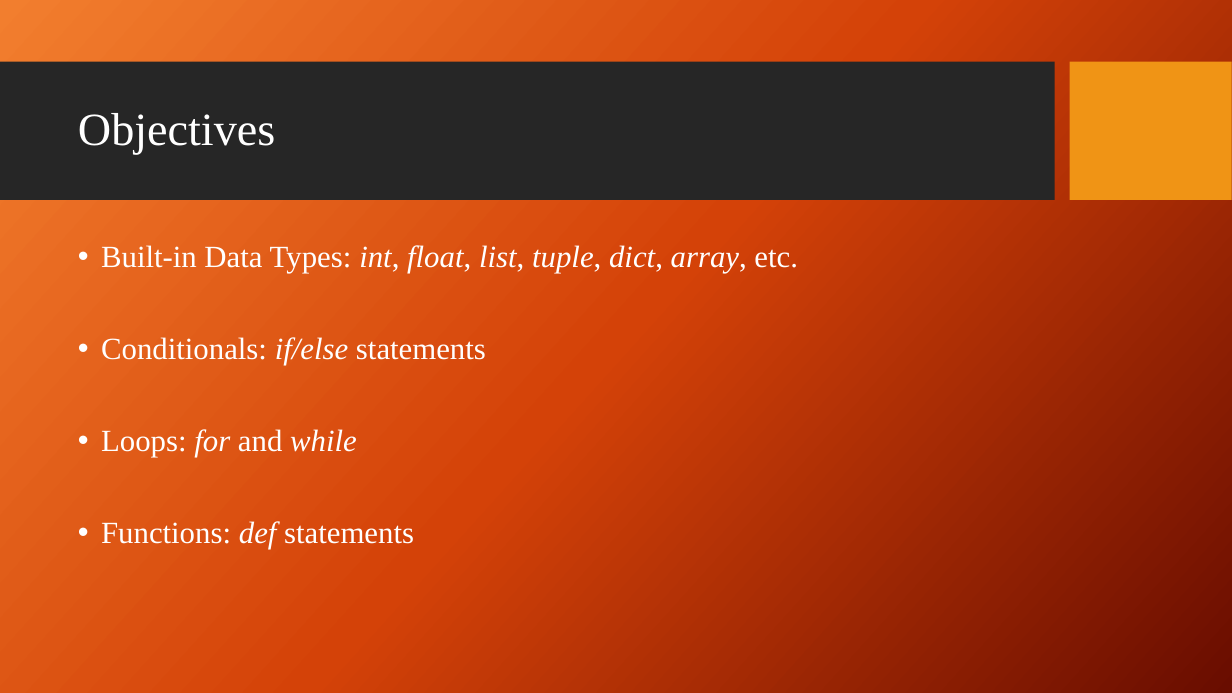
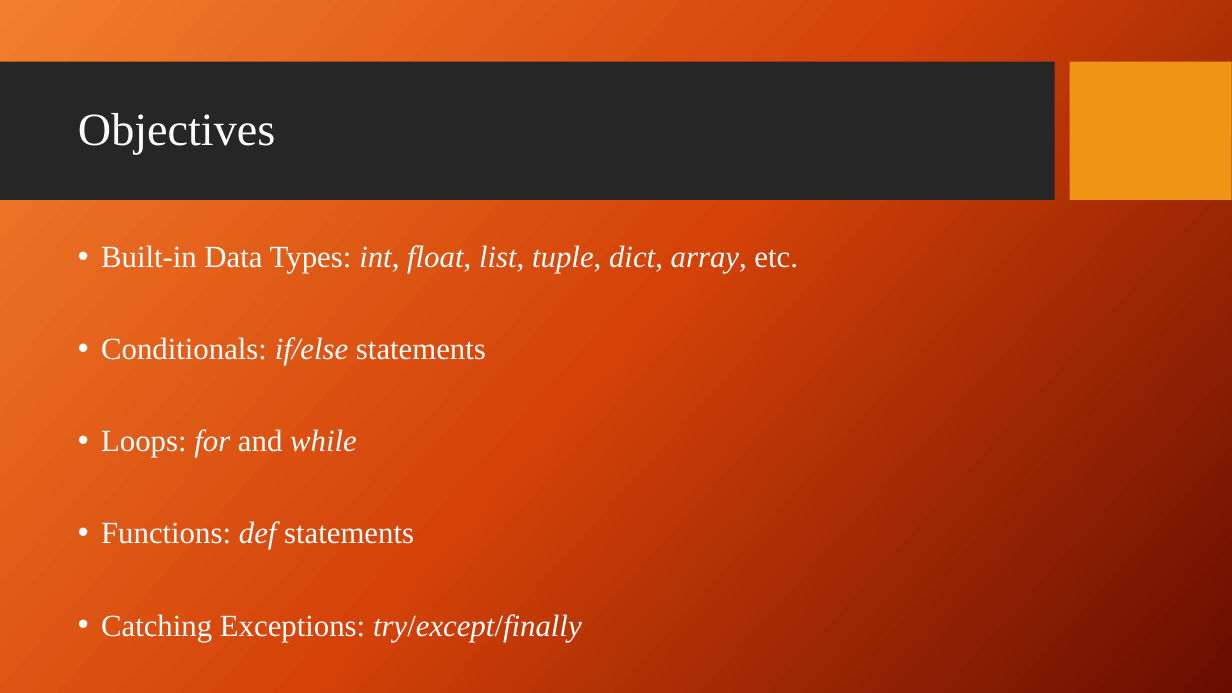
Before and after one commit to giganano/PythonBootcamp, a slide deck: slide 2 of slides/review.pptx. Drawn at 1232x693 pixels with LibreOffice and Linux fonts; fonts in the diff are those of the drawing; background and template pictures are left out. Boxes give left, top, right and bottom in pixels: in the first picture for what was removed or moved away, otherwise in the second. Text is boxed around its words. In the diff, an @@ line names an element or a change of style, - is before the commit and + after.

Commit message:
slides: try-except-finally added to review ; exercises: terminal and imports

```diff
--- a/slides/review.pptx
+++ b/slides/review.pptx
@@ text at (101,614,582,642): paragraph added @@
+• Catching Exceptions: try/except/finally
```
Also in this commit, not shown: 1 other slide changed, 2 slides added, 38 other files.
